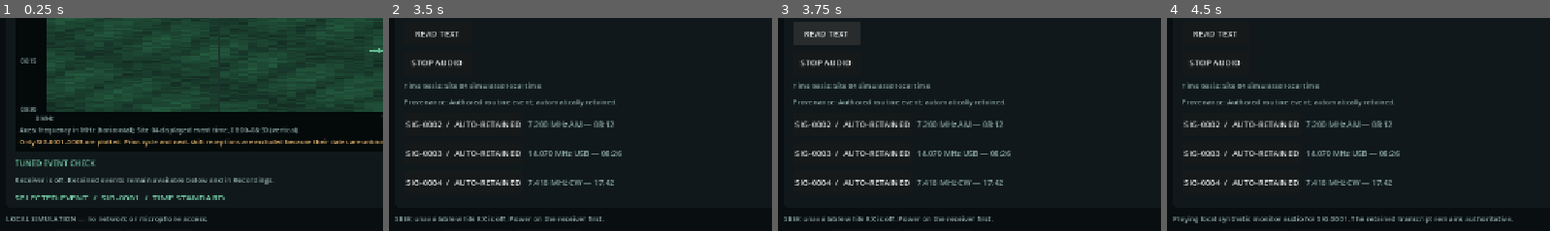
Above: before the commit, frames 1-4 (left to right).
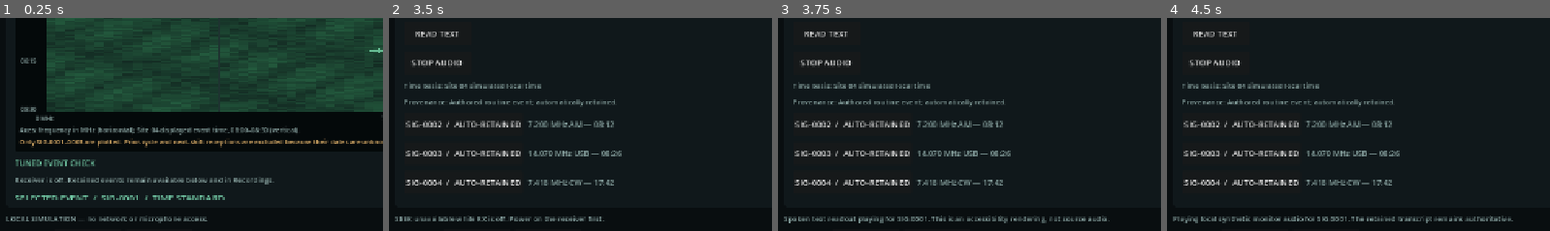
Above: after the commit, the same moments.

Repository: nuentoter/dead-air
Game: Godot game, scene res://scenes/main.tscn
Two runs of this game, one before a commit and one after it. Both use one fixed random seed, a clock stepped at 60 frames per second and the inputs below.
Inputs:
- Up to frame 1 (0.25 s): no input
- Up to frame 2 (3.5 s): click "SEEK NEXT" at 0.5 s; click "SEEK NEXT" at 1.25 s; click "RECEIVER" at 2 s; click "RECORDINGS" at 2.75 s
- Up to frame 3 (3.75 s): click "READ TEXT" at 3.5 s
- Up to frame 4 (4.5 s): click "PLAY SIGNAL AUDIO" at 4.25 s
The pictures show only the part of the screen within x 0-50%, y 44-94%; the shares and areas given below are measured in that part.

Frames 1-2 are identical in both runs. In frame 3, 1.2% of the frame differs, in the area x 2-87%, y 92-97%; in frame 4, nothing differs.
Error before the commit: Parse Error: Cannot infer the type of "noise_value" variable because the value doesn't have a set type. (res://scripts/speech_engine.gd:75)

Commit message:
Optimize offline speech synthesis with a compact wavetable

Diff:
--- a/scripts/speech_engine.gd
+++ b/scripts/speech_engine.gd
@@ -4,6 +4,7 @@
 # Fully local formant speech synthesizer. No model download, network, microphone,
 # Android speech service, or external voice asset is required.
 const SAMPLE_RATE := 22050
+const WAVE_TABLE_SIZE := 2048
 const BASE_PITCH := 112.0
 const LETTER_NAMES := {
 	"A":"ay", "B":"bee", "C":"see", "D":"dee", "E":"ee", "F":"eff",
@@ -29,15 +30,23 @@
 		return null
 	var rate := clampf(speed, 0.65, 1.4)
 	var pitch_scale := clampf(pitch, 0.75, 1.35)
+	var sine_table := PackedFloat32Array()
+	sine_table.resize(WAVE_TABLE_SIZE)
+	for table_index in range(WAVE_TABLE_SIZE):
+		sine_table[table_index] = sin(TAU * float(table_index) / float(WAVE_TABLE_SIZE))
 	var total_frames := 0
 	for segment in segments:
 		var duration := float(segment.get("duration", 0.08))
-		total_frames += int((duration / rate) * float(SAMPLE_RATE)) if String(segment.get("kind", "")) != "pause" else int(duration * float(SAMPLE_RATE) / rate)
+		total_frames += int(duration * float(SAMPLE_RATE) / rate)
 	total_frames = clampi(total_frames, 1, SAMPLE_RATE * 60)
 	var pcm := PackedByteArray()
 	pcm.resize(total_frames * 2)
 	var write_index := 0
-	var phase := 0.0
+	var pitch_phase := 0.0
+	var phase_a := 0.0
+	var phase_b := 0.0
+	var phase_c := 0.0
+	var noise_state := 0x234567
 	for segment in segments:
 		if write_index >= total_frames:
 			break
@@ -56,27 +65,36 @@
 		var f2 := float(segment.get("f2", 1500.0))
 		var f3 := float(segment.get("f3", 2500.0))
 		var voiced := kind != "noise"
-		var fricative := kind == "noise"
+		var pitch_increment := BASE_PITCH * pitch_scale * float(WAVE_TABLE_SIZE) / float(SAMPLE_RATE)
+		var increment_a := f1 * float(WAVE_TABLE_SIZE) / float(SAMPLE_RATE)
+		var increment_b := f2 * float(WAVE_TABLE_SIZE) / float(SAMPLE_RATE)
+		var increment_c := f3 * float(WAVE_TABLE_SIZE) / float(SAMPLE_RATE)
 		for i in range(count):
 			if write_index >= total_frames:
 				break
 			var t := float(i) / float(count)
-			var edge := minf(1.0, t * 12.0) * minf(1.0, (1.0 - t) * 10.0)
+			var edge := minf(1.0, minf(t * 12.0, (1.0 - t) * 10.0))
+			noise_state = int((noise_state * 1103515245 + 12345) & 0x7fffffff)
+			var noise_value := float(noise_state & 0xffff) / 32767.5 - 1.0
 			var sample := 0.0
 			if voiced:
-				phase += TAU * BASE_PITCH * pitch_scale / float(SAMPLE_RATE)
-				var fundamental := sin(phase) * 0.18
-				var formant_a := sin(TAU * f1 * float(i) / float(SAMPLE_RATE) + phase * 0.13) * 0.34
-				var formant_b := sin(TAU * f2 * float(i) / float(SAMPLE_RATE) + phase * 0.21) * 0.23
-				var formant_c := sin(TAU * f3 * float(i) / float(SAMPLE_RATE) + phase * 0.31) * 0.12
-				sample = fundamental + formant_a + formant_b + formant_c
-			if fricative:
-				var noise_seed := sin(float(write_index) * 12.9898 + f2) * 43758.5453
-				var noise_value := (noise_seed - floor(noise_seed)) * 2.0 - 1.0
+				sample = sine_table[int(pitch_phase)] * 0.18
+				sample += sine_table[int(phase_a)] * 0.34
+				sample += sine_table[int(phase_b)] * 0.23
+				sample += sine_table[int(phase_c)] * 0.12
+				sample += noise_value * 0.008
+				pitch_phase += pitch_increment
+				phase_a += increment_a
+				phase_b += increment_b
+				phase_c += increment_c
+				if pitch_phase >= WAVE_TABLE_SIZE: pitch_phase -= WAVE_TABLE_SIZE
+				if phase_a >= WAVE_TABLE_SIZE: phase_a -= WAVE_TABLE_SIZE
+				if phase_b >= WAVE_TABLE_SIZE: phase_b -= WAVE_TABLE_SIZE
+				if phase_c >= WAVE_TABLE_SIZE: phase_c -= WAVE_TABLE_SIZE
+			else:
 				sample = noise_value * 0.20
 			pcm.encode_s16(write_index * 2, int(round(clampf(sample * edge * 0.72, -0.85, 0.85) * 32767.0)))
 			write_index += 1
-		phase += 0.04
 	var stream := AudioStreamWAV.new()
 	stream.format = AudioStreamWAV.FORMAT_16_BITS
 	stream.mix_rate = SAMPLE_RATE
